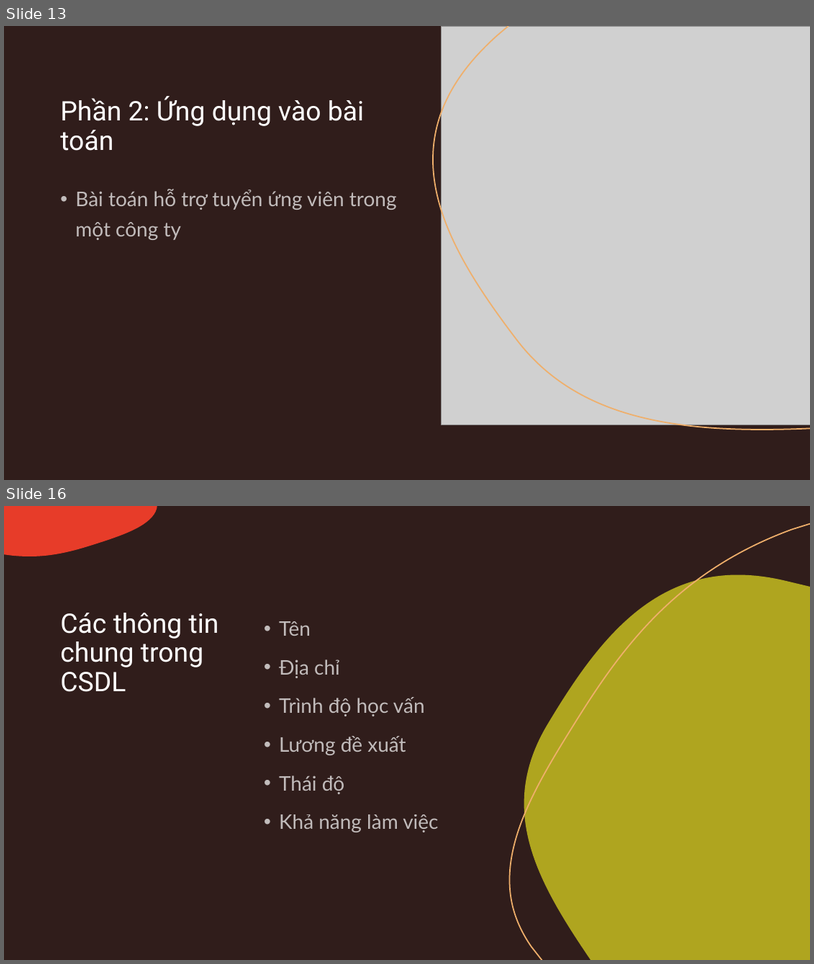
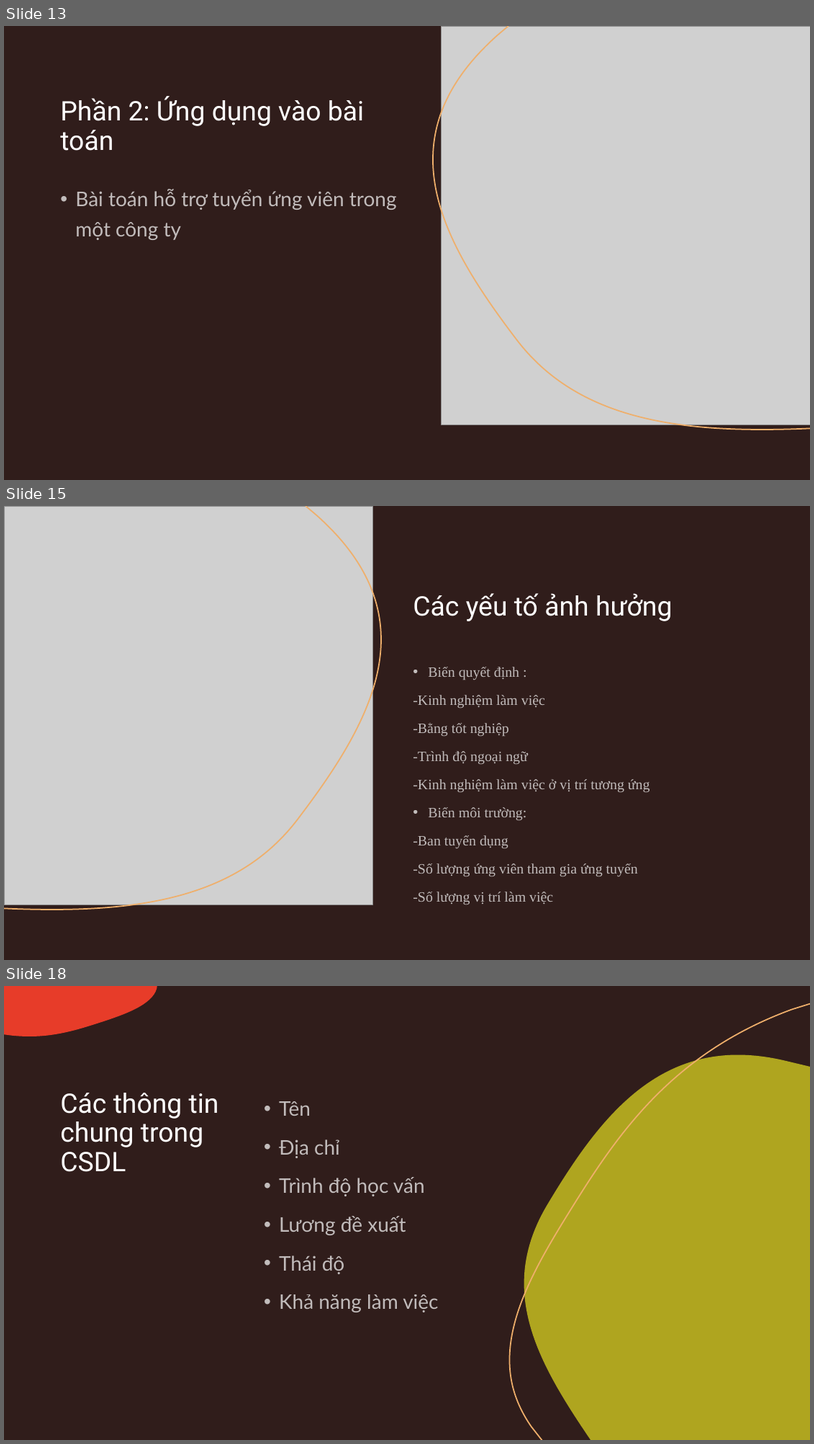
Before and after one commit to Tranphuong99/HTGQD, a slide deck: Báo cáo môn học.pptx. Shown one above the other, each under a label of ours: slides 13 and 16 before the commit, slides 13, 15 and 18 after it; the slides between them are not shown. The pictures are 814x964 and 814x1444 pixels, drawn with LibreOffice and Linux fonts; fonts in the diff are those of the drawing; grey boxes stand for pictures. Boxes give left, top, right and bottom in pixels: in the first picture for what was removed or moved away, otherwise in the second. Text is boxed around its words. In the diff, an @@ line names an element or a change of style, - is before the commit and + after.

```diff
--- a/Báo cáo môn học.pptx
+++ b/Báo cáo môn học.pptx
@@ slide 15 added at <box>4,506,810,960</box>, background #301D1B; not listed: 3 template elements that a slide beside it also shows @@
@@ rectangle added at <box>4,506,810,960</box>, fill #301D1B @@
@@ picture added at <box>4,506,373,905</box> @@
@@ freeform shape added at <box>4,506,381,909</box>, outline #EFAF6B 1.5 pt @@
@@ title added at <box>413,593,673,621</box>, 32 pt, text #FFFFFF @@
+Các yếu tố ảnh hưởng
@@ text added at <box>413,667,651,904</box>, 17 pt, text #FFFFFF at 70% opacity @@
+• Biến quyết định :
+-Kinh nghiệm làm việc
+-Bằng tốt nghiệp
+-Trình độ ngoại ngữ
+-Kinh nghiệm làm việc ở vị trí tương ứng
+• Biến môi trường:
+-Ban tuyển dụng
+-Số lượng ứng viên tham gia ứng tuyển
+-Số lượng vị trí làm việc
@@ what was slide 16 is now slide 18 @@
```
Also in this commit, not shown: 1 slide changed, 6 other slides added, 1 slide removed.
